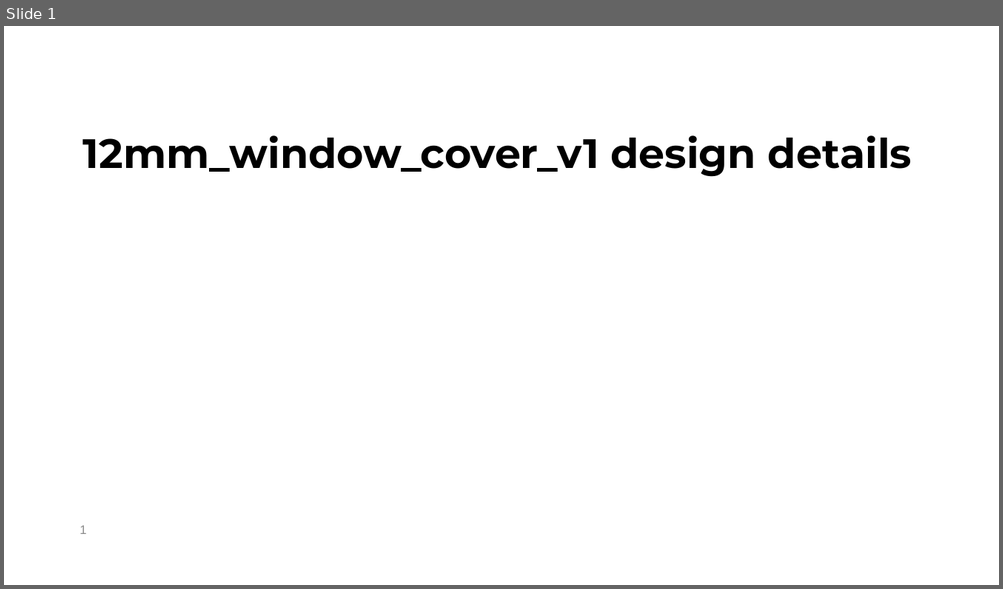
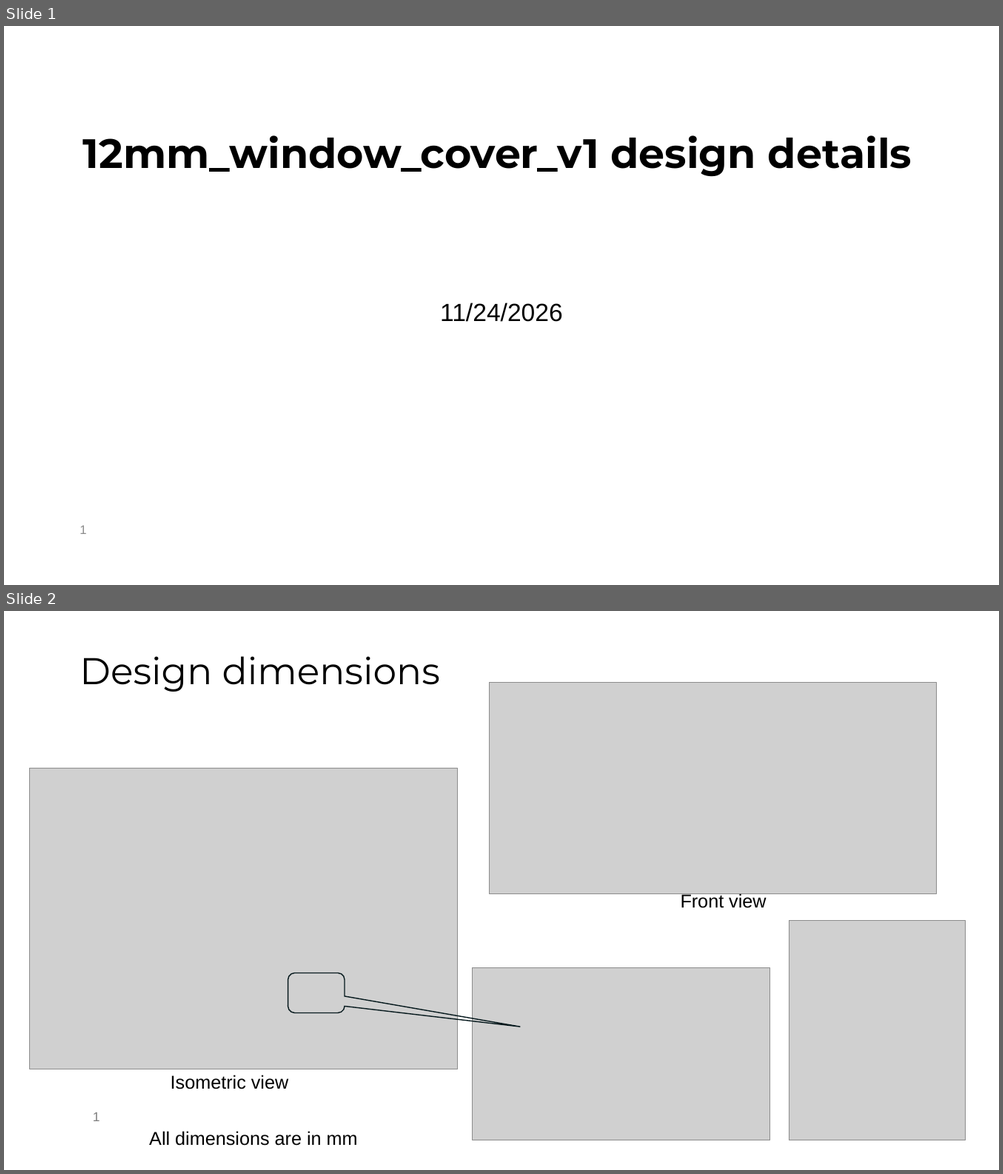
Before and after one commit to ARTS-Laboratory/LPBF-Observer, a slide deck: system_development/Damascus/V0.5.1/hardware development/Parts/12mm_window_cover_v1_details.pptx. Shown one above the other, each under a label of ours: slide 1 before the commit, slides 1 and 2 after it. The pictures are 1003x589 and 1003x1174 pixels, drawn with LibreOffice and Linux fonts; fonts in the diff are those of the drawing; grey boxes stand for pictures; background and template pictures are left out. Boxes give left, top, right and bottom in pixels: in the first picture for what was removed or moved away, otherwise in the second. Text is boxed around its words. In the diff, an @@ line names an element or a change of style, - is before the commit and + after.

```diff
--- a/system_development/Damascus/V0.5.1/hardware development/Parts/12mm_window_cover_v1_details.pptx
+++ b/system_development/Damascus/V0.5.1/hardware development/Parts/12mm_window_cover_v1_details.pptx
@@ slide 2 added at (x1=4, y1=611, x2=999, y2=1170), background picture (left out) @@
@@ title added at (x1=79, y1=656, x2=440, y2=692), 36 pt, text #000000 @@
+Design dimensions
@@ picture added at (x1=489, y1=683, x2=936, y2=894) @@
@@ picture added at (x1=29, y1=769, x2=458, y2=1070) @@
@@ text added at (x1=680, y1=893, x2=765, y2=908), 18 pt, text #000000 @@
+Front view
@@ picture added at (x1=789, y1=920, x2=966, y2=1141) @@
@@ rounded speech box added at (x1=288, y1=974, x2=345, y2=1014), outline #06191C 1 pt @@
@@ picture added at (x1=472, y1=968, x2=770, y2=1141) @@
@@ text added at (x1=170, y1=1075, x2=288, y2=1090), 18 pt, text #000000 @@
+Isometric view
@@ text added at (x1=93, y1=1113, x2=100, y2=1122), 12.5 pt, text #7E7E7E @@
+1
@@ text added at (x1=149, y1=1131, x2=358, y2=1146), 18 pt, text #000000 @@
+All dimensions are in mm
@@ slide 1 changed as well @@
@@ subtitle added at (x1=440, y1=303, x2=563, y2=322), 24 pt, text #000000 @@
+11/24/2026
```
Also in this commit, not shown: 1 other slide added, 5 slides removed.
